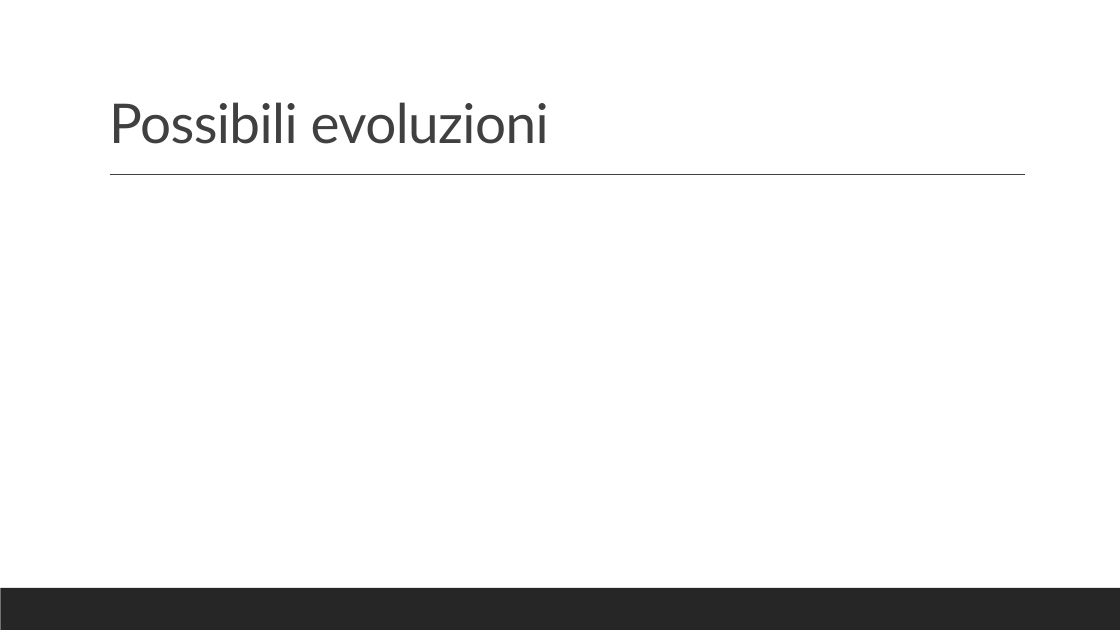
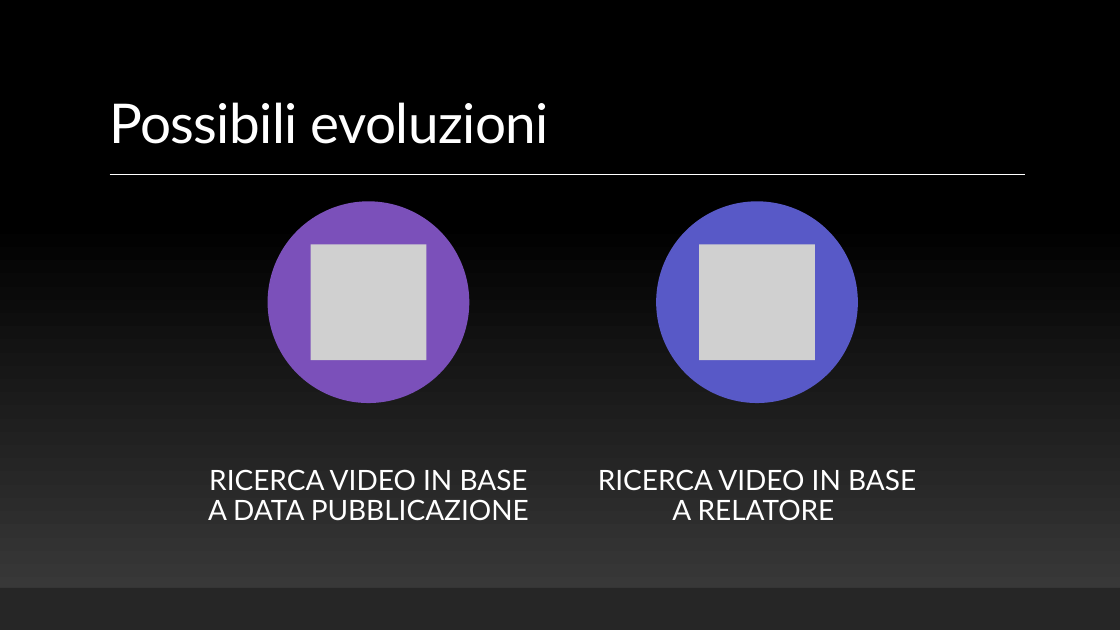
Before and after one commit to PirottaNicola/TC-Mproject_Boffelli_Pirotta, a slide deck: slide 11 of Preparation files/MyTEDx_Presentazione.pptx. Drawn at 1120x630 pixels with LibreOffice and Linux fonts; fonts in the diff are those of the drawing; grey boxes stand for pictures. Boxes give left, top, right and bottom in pixels: in the first picture for what was removed or moved away, otherwise in the second. Text is boxed around its words. In the diff, an @@ line names an element or a change of style, - is before the commit and + after.

```diff
--- a/Preparation files/MyTEDx_Presentazione.pptx
+++ b/Preparation files/MyTEDx_Presentazione.pptx
@@ background #FFFFFF to gradient #3F3F3F to #000000 @@
@@ rectangle added at <box>0,0,1120,630</box>, fill gradient #3F3F3F to #000000 @@
@@ title "Possibili evoluzioni" at <box>109,102,549,144</box>: text colour #404040 to #FFFFFF @@
@@ line removed from (110, 175) to (1026, 175) @@
@@ line added from (110, 175) to (1026, 175), #FFFFFF 1 pt @@
@@ group added at <box>208,202,916,521</box>: 2 ellipses, 2 pictures, 2 texts @@
+RICERCA VIDEO IN BASE A DATA PUBBLICAZIONE
+RICERCA VIDEO IN BASE A RELATORE
@@ rectangle removed at <box>0,588,1120,630</box> @@
@@ rectangle added at <box>0,588,1120,630</box>, fill #262626 @@
```
Also in this commit, not shown: 1 other slide changed.
